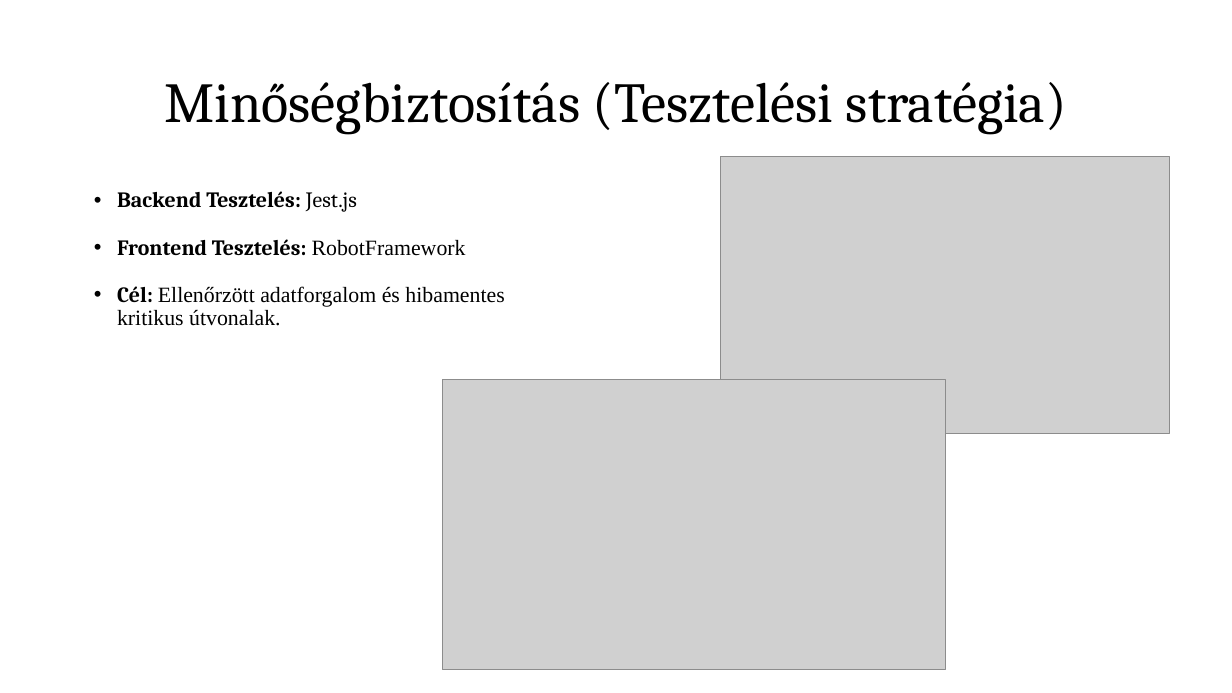
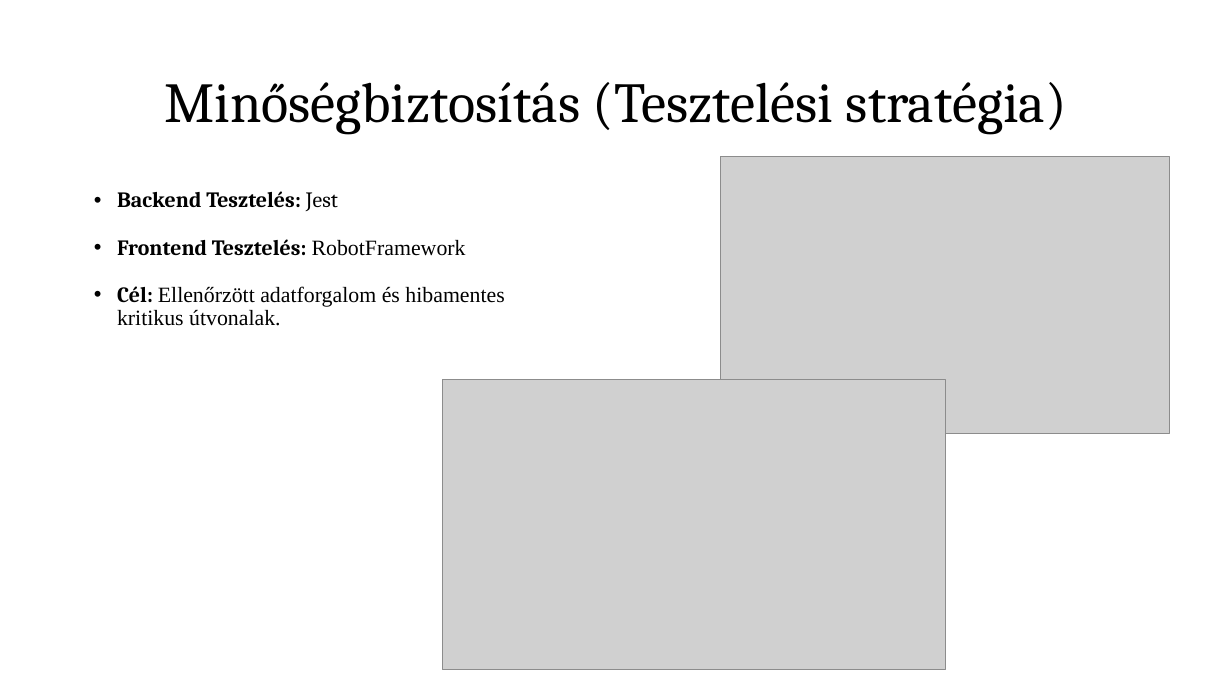
Before and after one commit to tomex1337/13_S1_6_vizsgaremek, a slide deck: slide 10 of docs/Prezentáció/Corelytics presentation.pptx. Drawn at 1232x693 pixels with LibreOffice and Linux fonts; fonts in the diff are those of the drawing; grey boxes stand for pictures. Boxes give left, top, right and bottom in pixels: in the first picture for what was removed or moved away, otherwise in the second. Text is boxed around its words. In the diff, an @@ line names an element or a change of style, - is before the commit and + after.

```diff
--- a/docs/Prezentáció/Corelytics presentation.pptx
+++ b/docs/Prezentáció/Corelytics presentation.pptx
@@ text at <box>117,191,338,211</box>: text changed @@
-• Backend Tesztelés: Jest.js
+• Backend Tesztelés: Jest
```
Also in this commit, not shown: 4 other slides changed.
